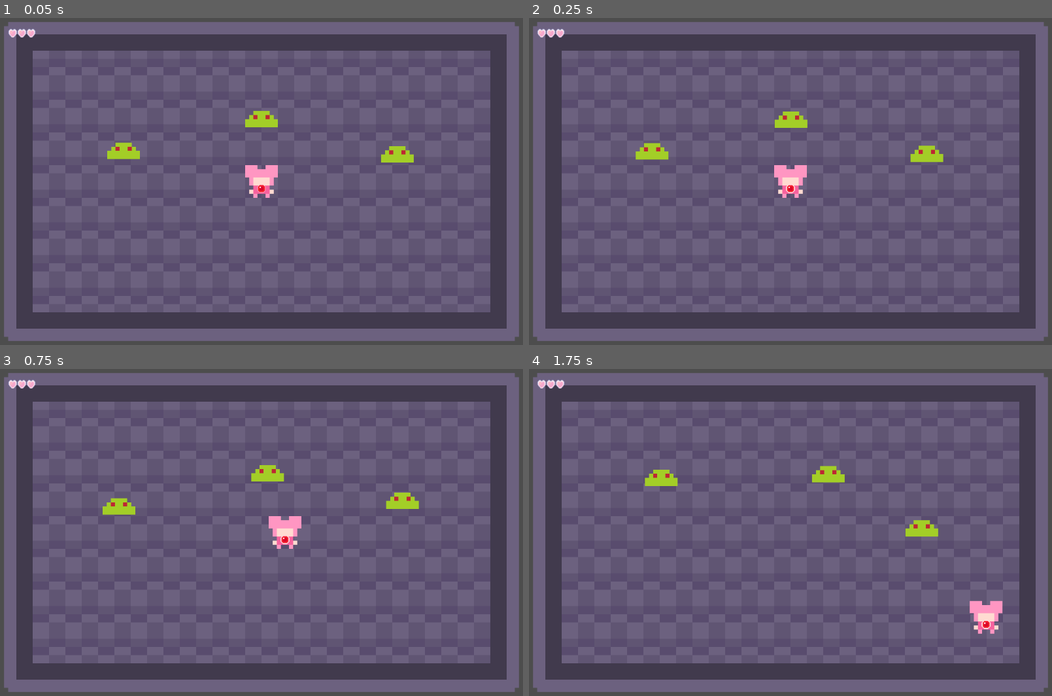
Above: before the commit, frames 1-4 (two rows, left to right).
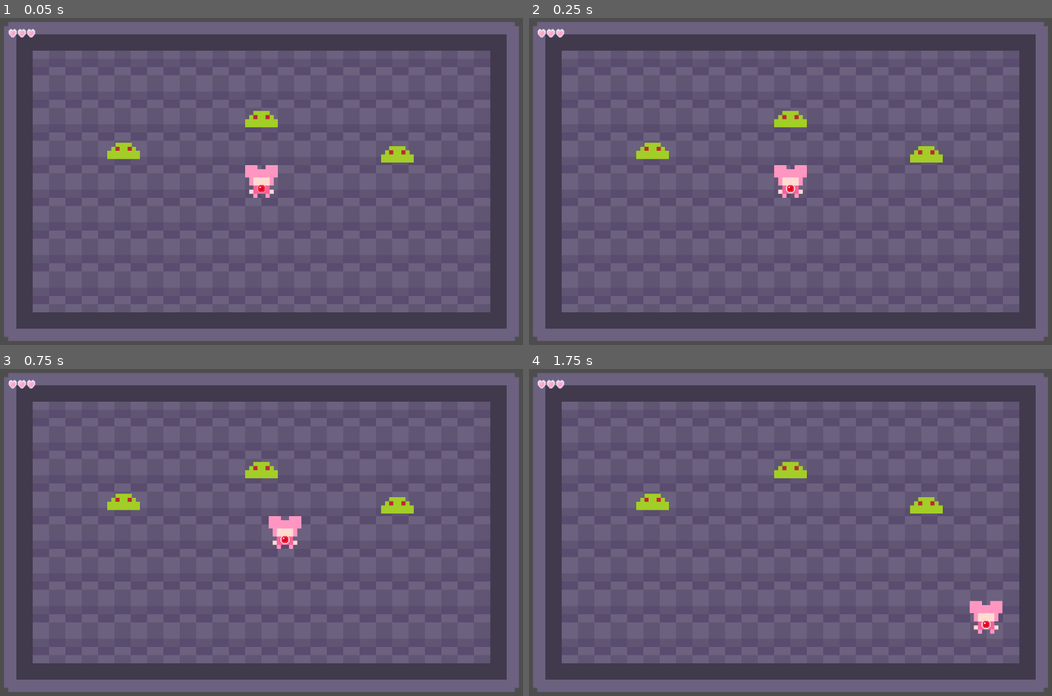
Above: after the commit, the same moments.

Repository: MagicalMegaDev/Magical-Persona-Repo
Game: Godot game, scene res://Assets/Scenes/main.tscn
The game is run twice, just before and just after one commit, with the same random seed, the same clock (stepped at 60 frames per second) and the same inputs.
Inputs:
- Up to frame 1 (0.05 s): no input
- Up to frame 2 (0.25 s): no input
- Up to frame 3 (0.75 s): tap Enter at 0.5 s; hold D (move_right) from 0.53 s (still down); tap Space (speed) at 0.6 s
- Up to frame 4 (1.75 s): release D (move_right) at 1.28 s; hold S (move_down) from 1.28 s (still down); tap Space (speed) at 1.35 s

Frame 1 is identical in both runs. In frame 2, 0.2% of the frame differs, in the area x 20-80%, y 28-45%; in frame 3, 0.7%; in frame 4, 1.6%, in the area x 20-80%, y 28-52%.

Commit message:
I broke something

Diff:
--- a/Assets/Scenes/Characters/Enemies/Placeholder/Slime/GreenSlime.tscn
+++ b/Assets/Scenes/Characters/Enemies/Placeholder/Slime/GreenSlime.tscn
@@ -7,11 +7,11 @@
 [ext_resource type="Script" uid="uid://ddul17tjgk3eg" path="res://Assets/Scripts/Components/MovementHandler.gd" id="4_me4px"]
 [ext_resource type="Script" uid="uid://cs7oml2aclx6j" path="res://Assets/Scripts/Components/HurtBox.gd" id="4_tsukm"]
 [ext_resource type="Script" uid="uid://c4r57oepjkm3b" path="res://Assets/Scripts/Components/Controllers/EnemyMovementAI/RandomMovementAI.gd" id="5_l060k"]
-[ext_resource type="Script" uid="uid://dabmad52n3uq7" path="res://Assets/Scripts/State Machines/EnemyAIStateMachine/EnemyAIStateMachine.gd" id="6_n6qca"]
 [ext_resource type="Script" uid="uid://ctdfwf3huvtsi" path="res://Assets/Scripts/Components/Controllers/EnemyAnimationController.gd" id="6_w5g4f"]
 [ext_resource type="Script" uid="uid://dvaa51eysnpop" path="res://Assets/Scripts/State Machines/EnemyAIStateMachine/States/EnemyMovementState.gd" id="7_0yyb5"]
 [ext_resource type="Script" uid="uid://ct1bxoorfuiu0" path="res://Assets/Scripts/Components/HitBoxComponents/EnemyAttacks/ContactDamageHandler.gd" id="9_0yyb5"]
 [ext_resource type="PackedScene" uid="uid://ddhl25xwvn0tp" path="res://Assets/Scenes/Components/hit_box.tscn" id="11_vn55q"]
+[ext_resource type="Script" uid="uid://b0pbi685gj7kg" path="res://Assets/Scripts/State Machines/StateMachine.gd" id="12_bepmt"]
 [ext_resource type="Resource" uid="uid://fwnwbqvtrpr0" path="res://Assets/Resources/AttackStats/Placeholder/SlimeContact.tres" id="12_iami7"]
 [ext_resource type="Script" uid="uid://d0qy2s10exi6r" path="res://Assets/Scripts/Components/Controllers/KnockbackController.gd" id="14_bepmt"]
 
@@ -120,20 +120,6 @@
 script = ExtResource("2_otdtg")
 metadata/_custom_type_script = "uid://bxsgjqvvic3x0"
 
-[node name="EnemyAIStateMachine" type="Node" parent="." node_paths=PackedStringArray("starting_movement_state")]
-script = ExtResource("6_n6qca")
-starting_movement_state = NodePath("Roaming")
-metadata/_custom_type_script = "uid://dabmad52n3uq7"
-
-[node name="Roaming" type="Node" parent="EnemyAIStateMachine" node_paths=PackedStringArray("movement_ai")]
-script = ExtResource("7_0yyb5")
-movement_ai = NodePath("RandomMovementAI")
-metadata/_custom_type_script = "uid://dvaa51eysnpop"
-
-[node name="RandomMovementAI" type="Node" parent="EnemyAIStateMachine/Roaming"]
-script = ExtResource("5_l060k")
-metadata/_custom_type_script = "uid://c4r57oepjkm3b"
-
 [node name="HitBox" parent="." instance=ExtResource("11_vn55q")]
 
 [node name="HitBoxShape" type="CollisionShape2D" parent="HitBox"]
@@ -149,4 +135,18 @@
 script = ExtResource("14_bepmt")
 metadata/_custom_type_script = "uid://d0qy2s10exi6r"
 
+[node name="MovementStates" type="Node" parent="." node_paths=PackedStringArray("starting_state")]
+script = ExtResource("12_bepmt")
+starting_state = NodePath("Roaming")
+metadata/_custom_type_script = "uid://b0pbi685gj7kg"
+
+[node name="Roaming" type="Node" parent="MovementStates" node_paths=PackedStringArray("movement_ai")]
+script = ExtResource("7_0yyb5")
+movement_ai = NodePath("RandomMovementAI")
+metadata/_custom_type_script = "uid://dvaa51eysnpop"
+
+[node name="RandomMovementAI" type="Node" parent="MovementStates/Roaming"]
+script = ExtResource("5_l060k")
+metadata/_custom_type_script = "uid://c4r57oepjkm3b"
+
 [connection signal="damaged" from="HealthController" to="AnimationTree/AnimationPlayer" method="_on_take_damage"]
--- /dev/null
+++ b/Assets/Scripts/State Machines/EnemyAIStateMachine/EnemyAttackStateMachine.gd
@@ -0,0 +1,3 @@
+#State Machine to hold and choose enemy attacks
+class_name EnemyAttackStateMachine
+extends StateMachine
--- a/Assets/Scripts/State Machines/StateMachine.gd
+++ b/Assets/Scripts/State Machines/StateMachine.gd
@@ -9,9 +9,11 @@
 
 func _ready():
 	my_owner = get_parent()
+	assert(my_owner is BaseCharacter, "%s is not at root, parent is: %s" % [name, get_parent().name])
 	for child in get_children():
 		if child is State:
 			add_state(child)
+			child.state_machine = self
 	if(starting_state and states.has(starting_state.name)):
 		current_state = starting_state
 	else:
Not shown, added: Assets/Scripts/State Machines/EnemyAIStateMachine/EnemyAttackStateMachine.gd.uid
